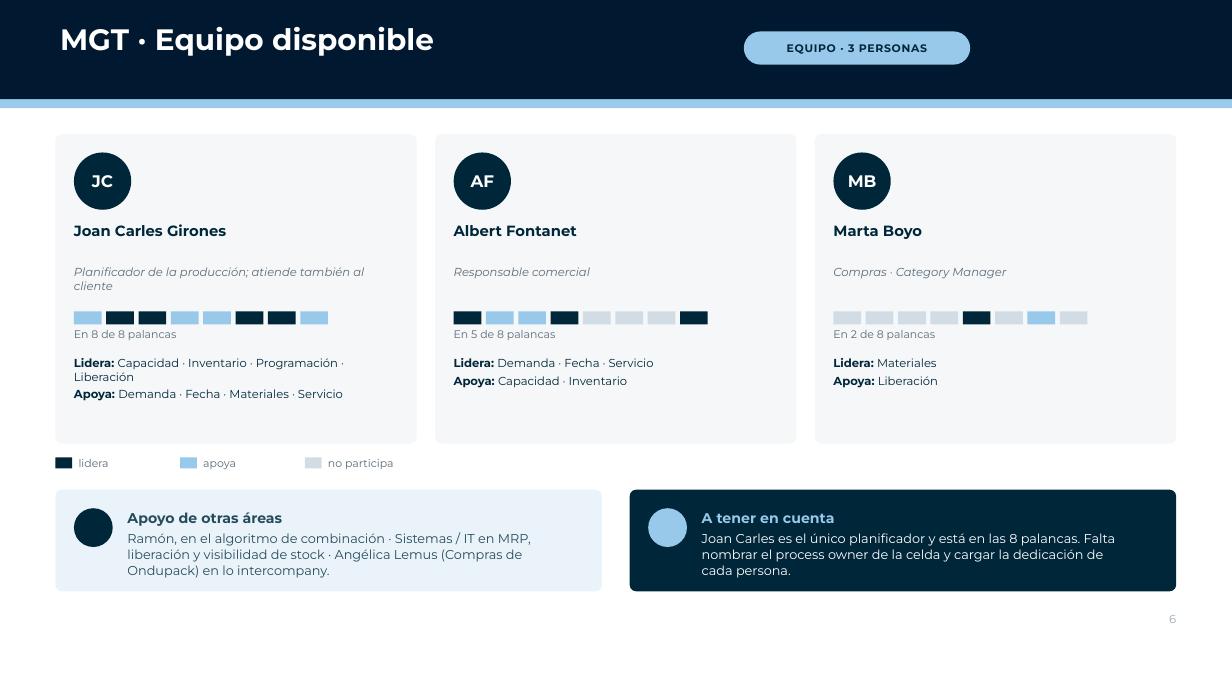
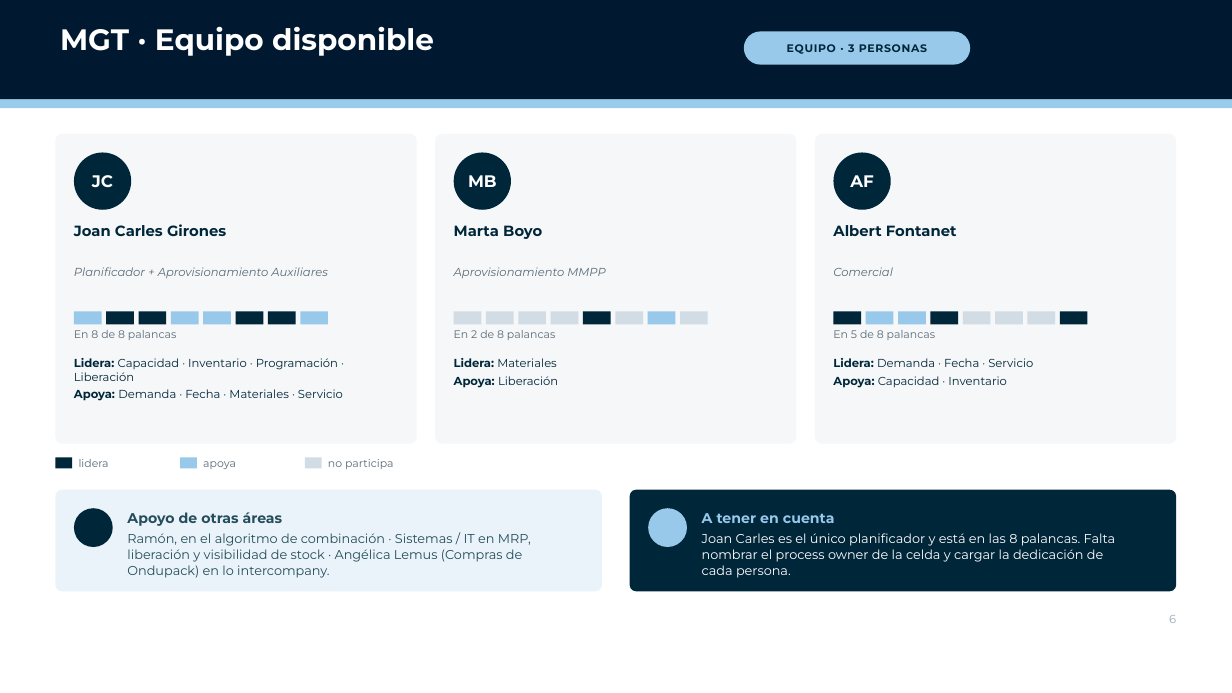
Before and after one commit to Enrique24799/AGSA, a slide deck: slide 6 of presentaciones/P2R_MGT_Ondupack_Direccion.pptx. Drawn at 1232x693 pixels with LibreOffice and Linux fonts; fonts in the diff are those of the drawing; background and template pictures are left out. Boxes give left, top, right and bottom in pixels: in the first picture for what was removed or moved away, otherwise in the second. Text is boxed around its words. In the diff, an @@ line names an element or a change of style, - is before the commit and + after.

```diff
--- a/presentaciones/P2R_MGT_Ondupack_Direccion.pptx
+++ b/presentaciones/P2R_MGT_Ondupack_Direccion.pptx
@@ text at (468,175,497,187): text changed @@
-AF
+MB
@@ text at (850,175,873,187): text changed @@
-MB
+AF
@@ text at (454,225,542,239): text changed @@
-Albert Fontanet
+Marta Boyo
@@ text at (833,225,957,236): text changed @@
-Marta Boyo
+Albert Fontanet
@@ text at (74,267,327,278): text changed @@
-Planificador de la producción; atiende también al cliente
+Planificador + Aprovisionamiento Auxiliares
@@ text at (454,267,606,278): text changed @@
-Responsable comercial
+Aprovisionamiento MMPP
@@ text at (833,267,892,276): text changed @@
-Compras · Category Manager
+Comercial
@@ fill #D2DCE5 to #98C9EB in 3 elements at (648,311,676,324), (866,311,894,324), (898,311,926,324) @@
@@ fill #00263A to #D2DCE5 in 4 elements at (454,311,482,324), (551,311,579,324), (680,311,708,324), (963,311,991,324) @@
@@ fill #98C9EB to #D2DCE5 in 3 elements at (486,311,514,324), (518,311,546,324), (1028,311,1055,324) @@
@@ fill #D2DCE5 to #00263A in 4 elements at (583,311,611,324), (834,311,861,324), (931,311,958,324), (1060,311,1088,324) @@
@@ text at (454,330,556,340): text changed @@
-En 5 de 8 palancas
+En 2 de 8 palancas
@@ text at (454,358,558,388): text changed @@
-Lidera: Demanda · Fecha · Servicio
-Apoya: Capacidad · Inventario
+Lidera: Materiales
+Apoya: Liberación
@@ text at (833,330,936,340): text changed @@
-En 2 de 8 palancas
+En 5 de 8 palancas
@@ text at (833,358,1033,388): text changed @@
-Lidera: Materiales
-Apoya: Liberación
+Lidera: Demanda · Fecha · Servicio
+Apoya: Capacidad · Inventario
```
Also in this commit, not shown: 9 other slides changed, 1 slide removed, 1 other file.
